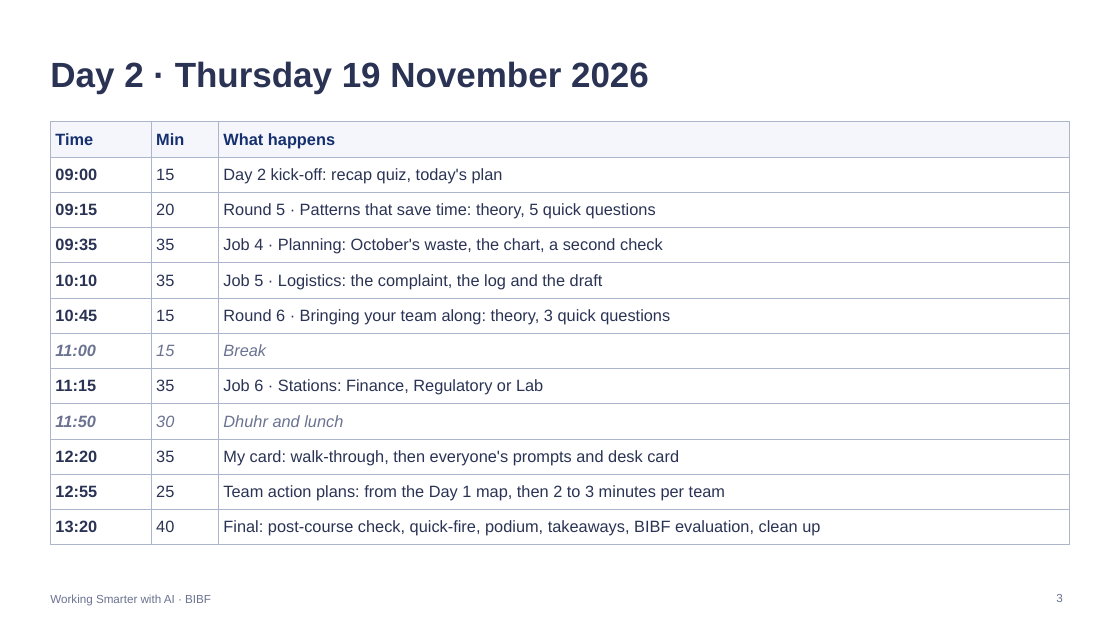
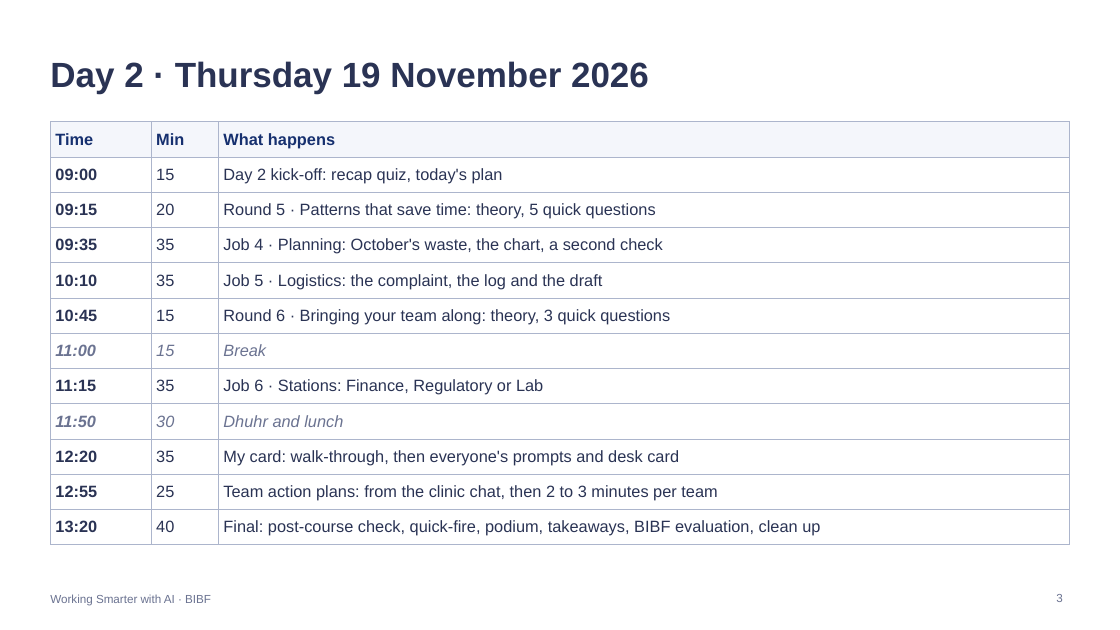
Before and after one commit to Iced377/bibf-arla, a slide deck: slide 3 of outputs/BIBF-Arla-Facilitator.pptx. Drawn at 1120x630 pixels with LibreOffice and Linux fonts; fonts in the diff are those of the drawing. Boxes give left, top, right and bottom in pixels: in the first picture for what was removed or moved away, otherwise in the second. Text is boxed around its words. In the diff, an @@ line names an element or a change of style, - is before the commit and + after.

```diff
--- a/outputs/BIBF-Arla-Facilitator.pptx
+++ b/outputs/BIBF-Arla-Facilitator.pptx
@@ table at [50, 122, 1070, 540] @@
-row 11, column 3: Team action plans: from the Day 1 map, then 2 to 3 minutes per team
+row 11, column 3: Team action plans: from the clinic chat, then 2 to 3 minutes per team
```
Also in this commit, not shown: 13 other slides changed, 8 slides added, 2 slides removed, 8 other files.
